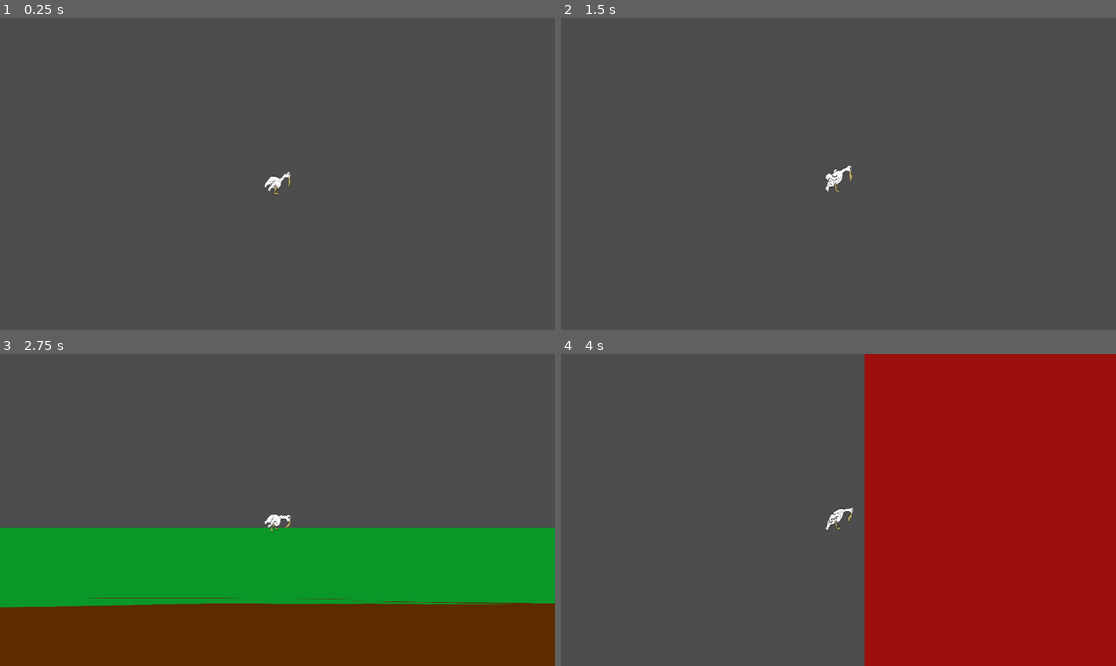
Above: before the commit, frames 1-4 (two rows, left to right).
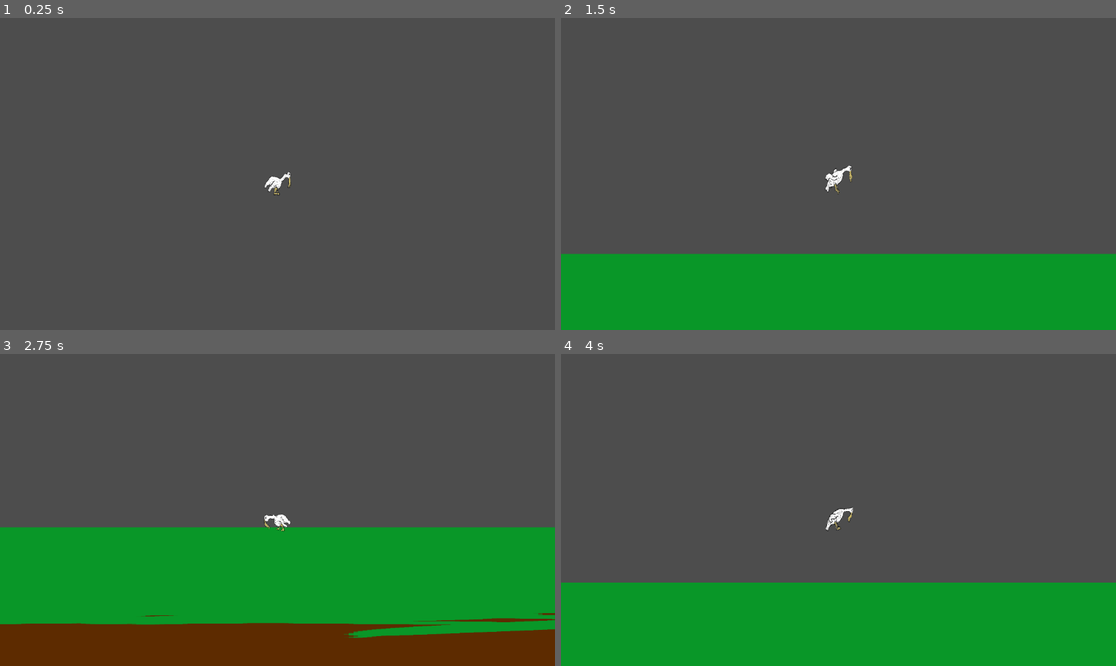
Above: after the commit, the same moments.

Repository: BoddanB/game_jam_charm
Game: Godot game, scene res://world.tscn
Two runs of this game, one before a commit and one after it. Both use one fixed random seed, a clock stepped at 60 frames per second and the inputs below.
Inputs:
- Up to frame 1 (0.25 s): no input
- Up to frame 2 (1.5 s): hold D (player_right) from 0.53 s (still down); tap Space (player_jump) at 0.77 s
- Up to frame 3 (2.75 s): tap Space (player_jump) at 1.52 s; release D (player_right) at 2.03 s; hold A (player_left) from 2.03 s (still down)
- Up to frame 4 (4 s): release A (player_left) at 2.78 s; hold D (player_right) from 2.78 s (still down); tap Space (player_jump) at 3.02, 3.77 s

The runs differ from the first frame. In frame 1, less than 0.1% of the frame differs, in the area x 47-53%, y 49-57%; in frame 2, 25%; in frame 3, 7.6%; in frame 4, 60%, in the area x 0-100%, y 0-100%.

Commit message:
Added idle as the base animation, fixed some issues regarding gravity and weird jumping behaviour

Diff:
--- a/Player/player.gd
+++ b/Player/player.gd
@@ -1,14 +1,14 @@
 extends CharacterBody2D
 
 #Change these values to change the movement behaviour.
-@export var max_walk_speed: float = 400.0
-@export var walk_acceleration: float = 1000.0
-@export var ground_friction: float = 700.0
+var max_walk_speed: float = 50.0
+var walk_acceleration: float = 100.0
+var ground_friction: float = 200.0
 
 #Change these values to change the jump curve.
-@export var jump_height: float = 100.0
-@export var jump_time_peak: float = 0.5
-@export var jump_time_descent: float = 0.4
+var jump_height: float = 2.0
+var jump_time_peak: float = 0.8
+var jump_time_descent: float = 0.4
 
 #The jump velocity must be negtive in order to jump.
 @onready var jump_velocity: float = ((2.0 * jump_height) / jump_time_peak) * -1.0
@@ -19,22 +19,25 @@
 
 var jumps = 0
 
-func _ready():
-	$AnimationPlayer.play("idle")
+# func _ready():
+# 	$AnimationPlayer.play("idle")
+
 
 #Pre defined physiscs function gets called every cycle.
 func _physics_process(delta):
 	axis = get_input()
-	velocity.y += fall() * delta
+	velocity.y += apply_gravity() * delta
+
 	if axis:
-		walk(walk_acceleration * axis.x * delta)
+		walk(delta)
 		jump()
 	else:
 		friction(ground_friction * delta)
+		idle()
 
 	move_and_slide()
 
-#Handle the axis from the player
+#Handle the input from the player.
 func get_input():
 	#If x is postive the player moves to the right, if x is negative the player moves to the left.
 	axis.x = int(Input.is_action_pressed("player_right")) - int(Input.is_action_pressed("player_left"))
@@ -44,26 +47,37 @@
 
 #The amount of friction the player has while moving on the ground.
 func friction(frictionAmount):
-	if velocity.length() > frictionAmount:
-		velocity -= velocity.normalized() * frictionAmount
-	else:
-		velocity = Vector2.ZERO
+	if is_on_floor_only():
+		velocity = velocity.move_toward(Vector2.ZERO, frictionAmount)
 
 
-#Here the speed of the player and a more natural feeling of accelerating the before reaching max speed.
-func walk(acceleration):
-	if is_on_floor():
+#Accelerating the player until the max walking speed is reached.
+func walk(delta):
+	if is_on_floor_only():
 		$AnimationPlayer.play("walk_right")
-	velocity.x += acceleration
-	velocity = velocity.limit_length(max_walk_speed)
+		flip_direction()
+		velocity.x += walk_acceleration * axis.x * delta
+		velocity = velocity.limit_length(max_walk_speed)
 
-#Let's the player do a jump.
+#Let the player do a jump.
 func jump():
 	if axis.y and is_on_floor():
 		$AnimationPlayer.play("jump")
 		velocity.y = jump_velocity
 #TODO: The player can only jump if they are on the floor. if the player obtains das boots then a double jump is possible.
 
-#Applies the gravity to player depending on the current velocity.
-func fall():
+#Applies gravity to the jump.
+func apply_gravity():
+	if not is_on_floor():
+		$AnimationPlayer.play("jump")
 	return jump_gravity if velocity.y < 0.0 else fall_gravity
+
+func idle():
+	if is_on_floor():
+		$AnimationPlayer.play("idle")
+
+func flip_direction():
+	if axis.x >= 0:
+		$Sprite2D.flip_h = false
+	else:
+		$Sprite2D.flip_h = true
--- a/Player/player.tscn
+++ b/Player/player.tscn
@@ -5,23 +5,6 @@
 
 [sub_resource type="RectangleShape2D" id="RectangleShape2D_smtey"]
 size = Vector2(1, 1.5)
-
-[sub_resource type="Animation" id="Animation_f5ptm"]
-resource_name = "walk_right"
-length = 0.7
-loop_mode = 1
-tracks/0/type = "value"
-tracks/0/imported = false
-tracks/0/enabled = true
-tracks/0/path = NodePath("Sprite2D:frame")
-tracks/0/interp = 1
-tracks/0/loop_wrap = true
-tracks/0/keys = {
-"times": PackedFloat32Array(0, 0.1, 0.2, 0.3, 0.4, 0.5, 0.6),
-"transitions": PackedFloat32Array(1, 1, 1, 1, 1, 1, 1),
-"update": 1,
-"values": [0, 1, 2, 3, 4, 5, 6]
-}
 
 [sub_resource type="Animation" id="Animation_w7bqp"]
 resource_name = "idle"
@@ -55,6 +38,23 @@
 "values": [17, 33, 32, 35, 36, 37, 38, 39, 40]
 }
 
+[sub_resource type="Animation" id="Animation_f5ptm"]
+resource_name = "walk_right"
+length = 0.7
+loop_mode = 1
+tracks/0/type = "value"
+tracks/0/imported = false
+tracks/0/enabled = true
+tracks/0/path = NodePath("Sprite2D:frame")
+tracks/0/interp = 1
+tracks/0/loop_wrap = true
+tracks/0/keys = {
+"times": PackedFloat32Array(0, 0.1, 0.2, 0.3, 0.4, 0.5, 0.6),
+"transitions": PackedFloat32Array(1, 1, 1, 1, 1, 1, 1),
+"update": 1,
+"values": [0, 1, 2, 3, 4, 5, 6]
+}
+
 [sub_resource type="AnimationLibrary" id="AnimationLibrary_qi0p5"]
 _data = {
 "idle": SubResource("Animation_w7bqp"),
@@ -63,7 +63,6 @@
 }
 
 [node name="player" type="CharacterBody2D"]
-position = Vector2(72, 40)
 collision_layer = 3
 collision_mask = 3
 script = ExtResource("1_2igyg")
@@ -74,7 +73,7 @@
 texture = ExtResource("2_rpso2")
 hframes = 16
 vframes = 16
-frame = 17
+frame = 16
 
 [node name="rectangleshape2D" type="CollisionShape2D" parent="."]
 shape = SubResource("RectangleShape2D_smtey")
--- a/enemy/enemy.tscn
+++ b/enemy/enemy.tscn
@@ -4,31 +4,30 @@
 [ext_resource type="Script" path="res://enemy/enemy.gd" id="1_dhpgi"]
 
 [sub_resource type="CapsuleShape2D" id="CapsuleShape2D_ttyn2"]
-radius = 79.0
-height = 160.0
+radius = 19.0
+height = 38.0
 
 [sub_resource type="CapsuleShape2D" id="CapsuleShape2D_d086w"]
-height = 56.0
+radius = 3.0
+height = 14.0
 
 [node name="enemy" type="CharacterBody2D"]
 script = ExtResource("1_dhpgi")
 
 [node name="Sprite2D" type="Sprite2D" parent="."]
-position = Vector2(1, -0.749939)
-scale = Vector2(0.00260417, 0.0126157)
+position = Vector2(0, 1)
+scale = Vector2(0.000781252, 0.00335648)
 texture = ExtResource("1_6ixog")
 
 [node name="detectionArea" type="Area2D" parent="."]
-position = Vector2(-1, -1)
 collision_layer = 2
 collision_mask = 2
 
 [node name="CollisionShape2D" type="CollisionShape2D" parent="detectionArea"]
-position = Vector2(2.00003, -0.75)
 shape = SubResource("CapsuleShape2D_ttyn2")
 
 [node name="CollisionShape2D" type="CollisionShape2D" parent="."]
-position = Vector2(1.00003, 0.25)
+position = Vector2(0, 1)
 shape = SubResource("CapsuleShape2D_d086w")
 
 [connection signal="body_entered" from="detectionArea" to="." method="_on_detection_area_body_entered"]
--- a/ground_basic.tscn
+++ b/ground_basic.tscn
@@ -3,7 +3,7 @@
 [ext_resource type="Texture2D" uid="uid://dhmlpsfrri23m" path="res://assets/ground/grass_tile.png" id="1_rgp4w"]
 
 [sub_resource type="RectangleShape2D" id="RectangleShape2D_rgoto"]
-size = Vector2(1147, 6.75)
+size = Vector2(1150, 6.75)
 
 [node name="ground_basic" type="StaticBody2D"]
 
@@ -13,5 +13,5 @@
 texture = ExtResource("1_rgp4w")
 
 [node name="CollisionShape2D" type="CollisionShape2D" parent="."]
-position = Vector2(578, 538.625)
+position = Vector2(575, 538.625)
 shape = SubResource("RectangleShape2D_rgoto")
--- a/world.tscn
+++ b/world.tscn
@@ -9,7 +9,7 @@
 [node name="ground_basic" parent="." instance=ExtResource("1_uckjd")]
 
 [node name="player" parent="." instance=ExtResource("2_ww7j6")]
-position = Vector2(75, 450)
+position = Vector2(78, 528)
 
 [node name="enemy" parent="." instance=ExtResource("3_yri8t")]
-position = Vector2(628, 124)
+position = Vector2(276, 478)
